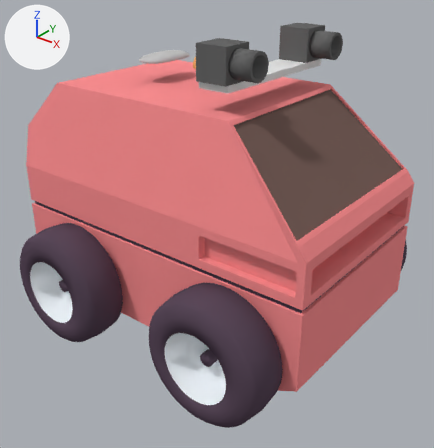
What one commit did to the Blender file data/morse/components/robots/dala-action.blend.
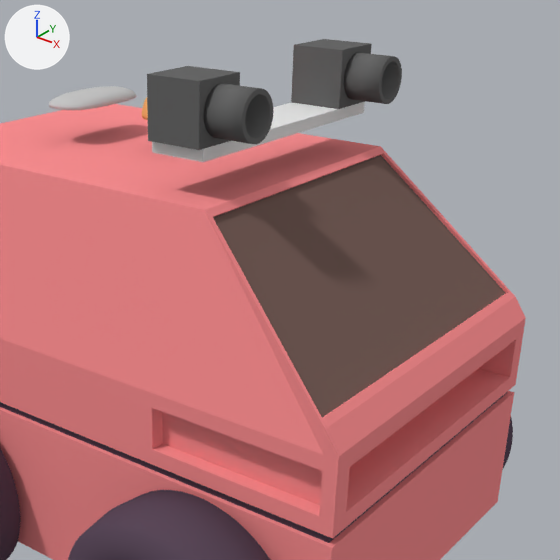
There are two pictures of each version: one whole from a camera (50 mm lens) standing at (1.204, -1.478, 1.279) and looking at (0.051, -0.037, 0.386), one close up on the part from 26% to 100% of the width and 0% to 72% of the height. The axes (+X, +Y, +Z) are drawn at upper left. The lights are the same throughout.

Names of what the first close-up shows: 'ATRV', 'CameraCube', 'CameraCube.001', 'CameraLens', 'CameraLens.001', 'Camera_Support', 'GPS_box', 'Wheel.2', 'Wheel.3'.
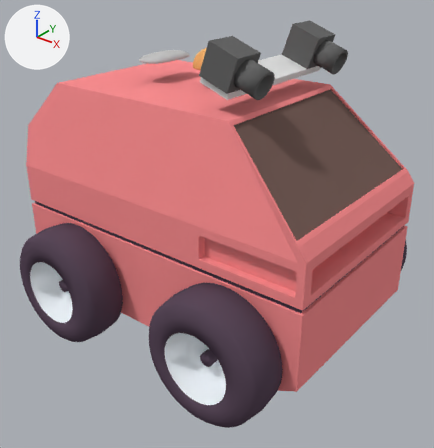
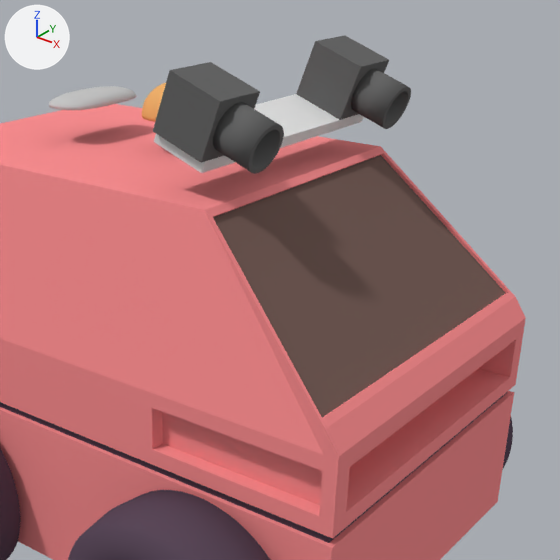
ob_ptu is not drawn itself; it is the parent of ob_camera_support, ob_cameramain, ob_cameramain_001.

Pixel boxes [x1, y1, x2, y2] of what changed, in the close-ups (560 x 560 px):
'CameraCube', turned: before [147, 66, 240, 150]; after [153, 62, 260, 163]
'CameraCube.001', turned: before [291, 39, 372, 109]; after [296, 35, 389, 120]
'CameraLens', turned: before [203, 83, 273, 144]; after [213, 102, 284, 174]
'Camera_Support', turned: before [152, 102, 365, 162]; after [154, 94, 364, 173]
'CameraLens.001', turned: before [344, 53, 402, 104]; after [351, 69, 411, 129]

Edits to the bpy script that builds the scene:
```text
Change ob_ptu:
    ob_ptu.rotation_euler: (0.0, 0.0, 0.0) -> (0.0, 0.349, 0.0)  # degrees (0, 0, 0) -> degrees (0, 20, 0)
```
